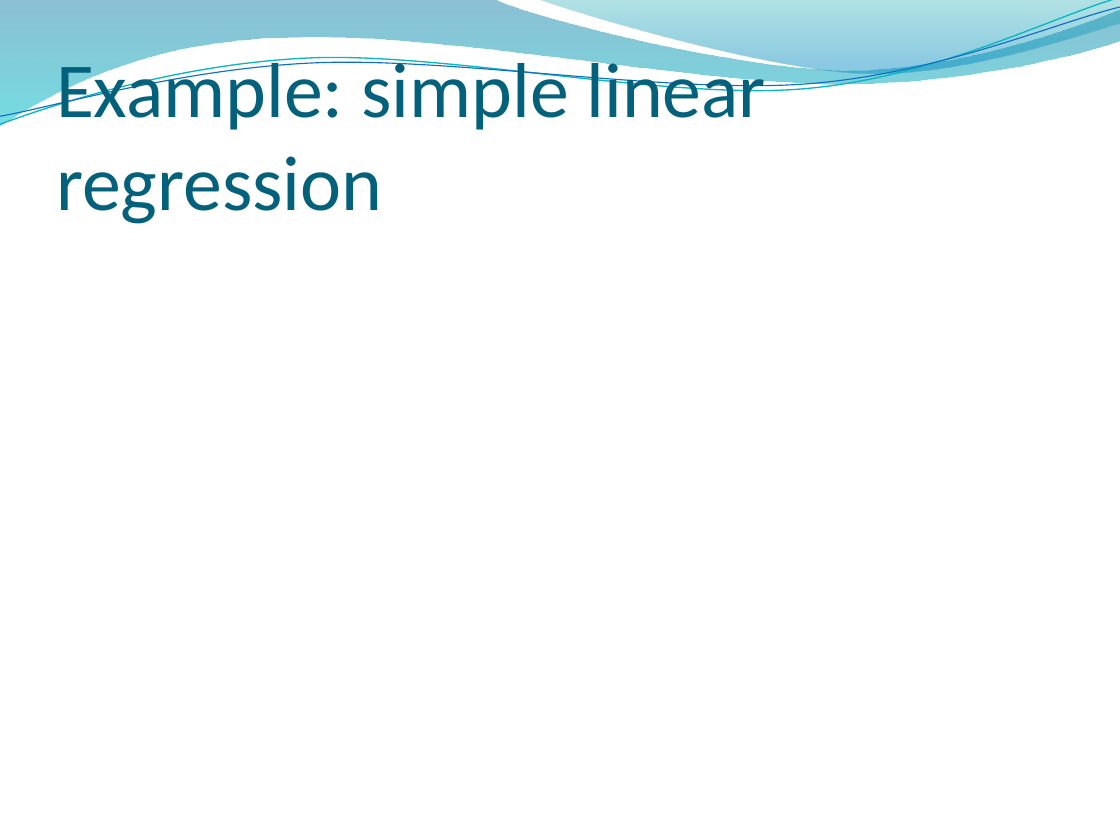
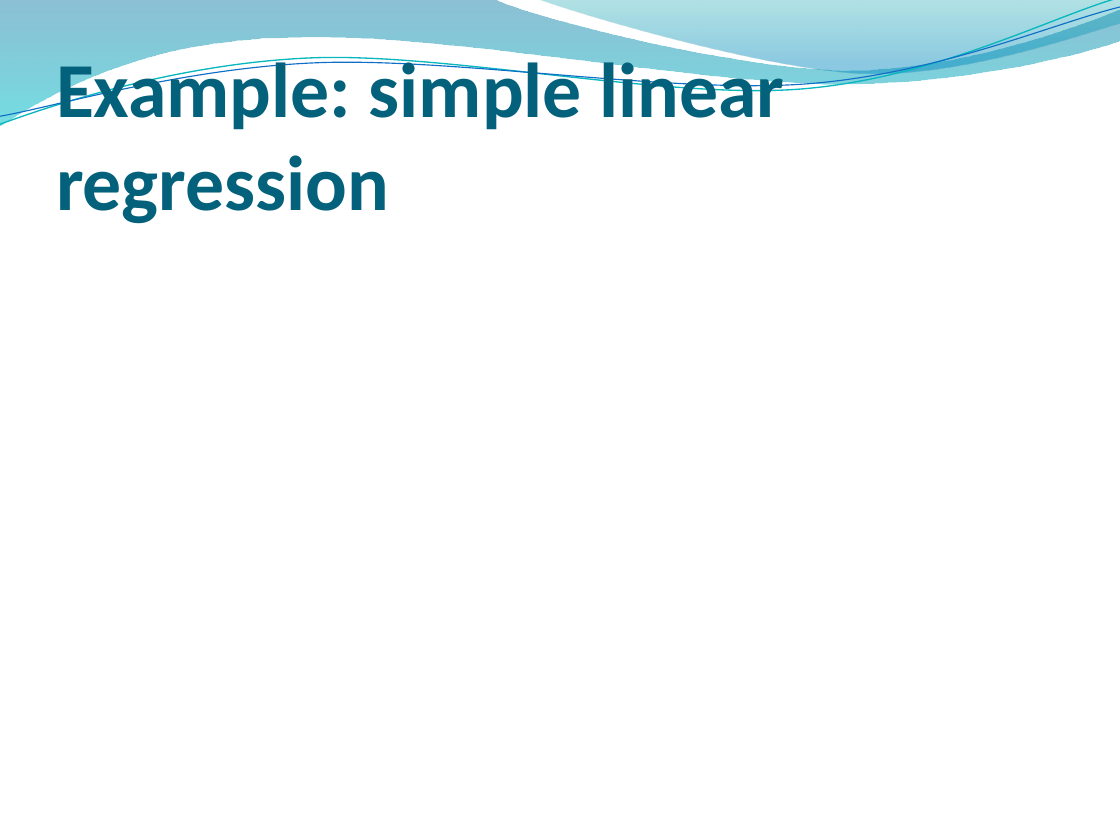
Before and after one commit to ricschuster/R_Workshop_Vienna_2018_02, a slide deck: slide 27 of ppts/Topic 3 Key Components of (Generalized) Linear Models.pptx. Drawn at 1120x840 pixels with LibreOffice and Linux fonts; fonts in the diff are those of the drawing; grey boxes stand for pictures; background and template pictures are left out. Boxes give left, top, right and bottom in pixels: in the first picture for what was removed or moved away, otherwise in the second. Text is boxed around its words. In the diff, an @@ line names an element or a change of style, - is before the commit and + after.

```diff
--- a/ppts/Topic 3 Key Components of (Generalized) Linear Models.pptx
+++ b/ppts/Topic 3 Key Components of (Generalized) Linear Models.pptx
@@ title "Example: simple linear regression" at (56,52,785,224): bold on @@
```
Also in this commit, not shown: 40 other slides changed.
